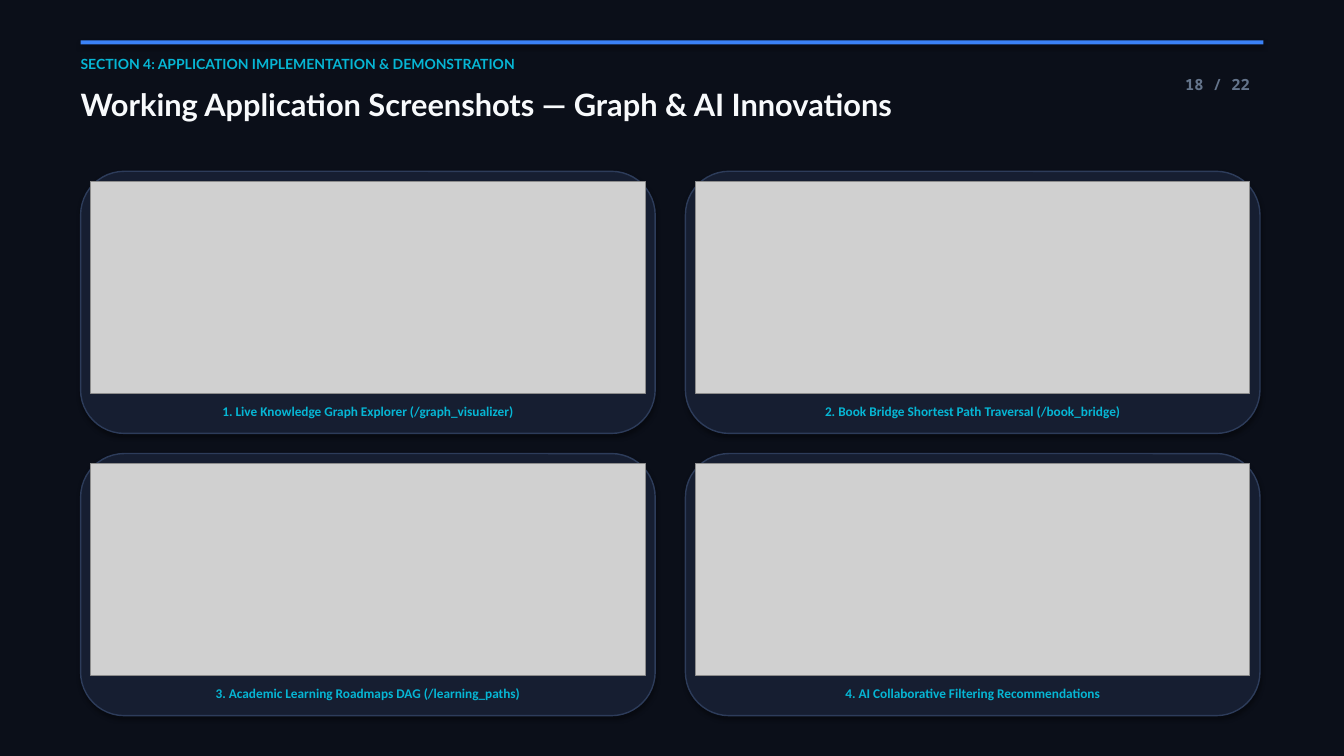
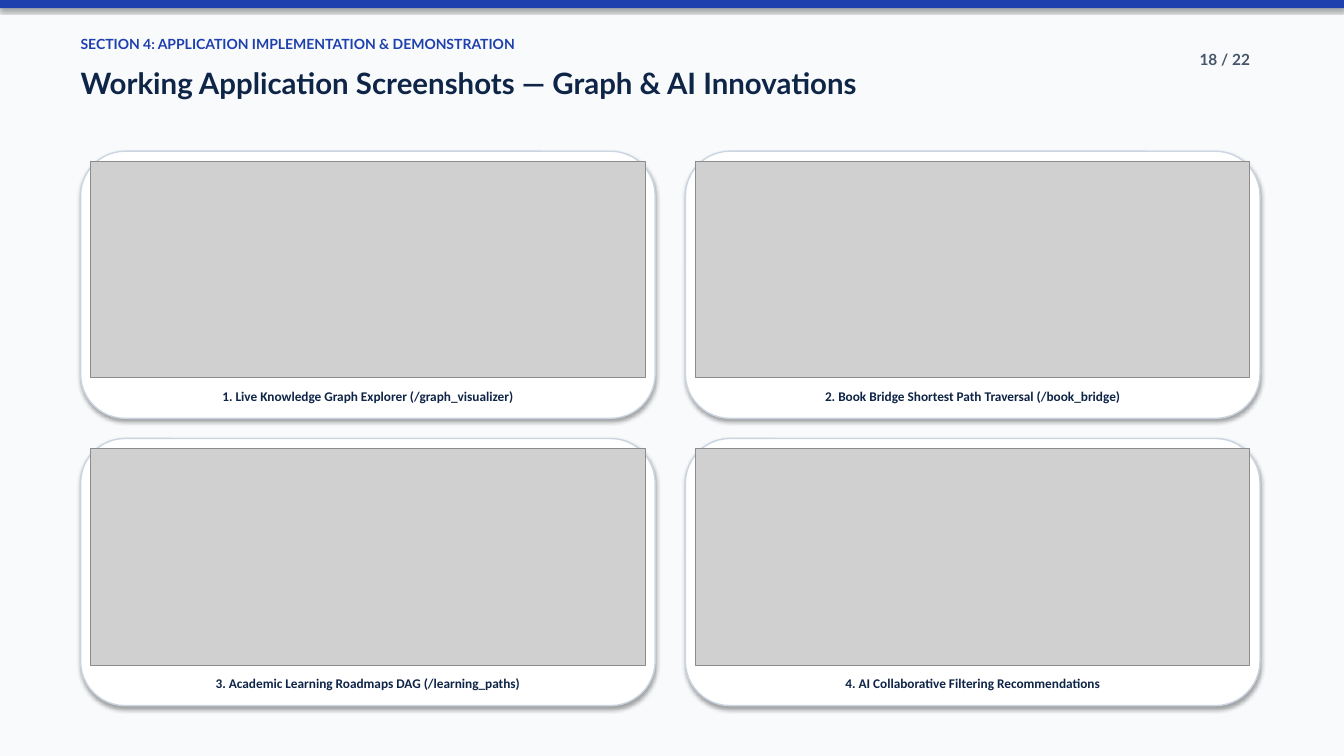
Before and after one commit to Karthi16-png/LIBRARAY-MANAGEMENT-SYSTEM, a slide deck: slide 18 of VITCC_Library_Management_System_Presentation.pptx. Drawn at 1344x756 pixels with LibreOffice and Linux fonts; fonts in the diff are those of the drawing; grey boxes stand for pictures. Boxes give left, top, right and bottom in pixels: in the first picture for what was removed or moved away, otherwise in the second. Text is boxed around its words. In the diff, an @@ line names an element or a change of style, - is before the commit and + after.

Commit message:
style: redesign presentation with clean professional college student academic styling

```diff
--- a/VITCC_Library_Management_System_Presentation.pptx
+++ b/VITCC_Library_Management_System_Presentation.pptx
@@ rectangle at bbox=[0, 0, 1344, 756]: fill #0B0F19 to #F8FAFC @@
@@ rectangle: place and size @@
-rectangle at bbox=[81, 40, 1263, 44]
+rectangle at bbox=[0, 0, 1344, 8]
@@ rectangle at bbox=[0, 0, 1344, 8]: fill #3B82F6 to #1E40AF @@
@@ text "SECTION 4: APPLICATION IMPLEMENTATION & ...": place and size @@
-text "SECTION 4: APPLICATION IMPLEMENTATION & ..." at bbox=[81, 59, 515, 69]
+text "SECTION 4: APPLICATION IMPLEMENTATION & ..." at bbox=[81, 38, 515, 49]
@@ text "SECTION 4: APPLICATION IMPLEMENTATION & ..." at bbox=[81, 38, 515, 49]: text colour #06B6D4 to #1E40AF @@
@@ text "18 / 22": place and size @@
-text "18 / 22" at bbox=[1185, 79, 1250, 90]
+text "18 / 22" at bbox=[1200, 54, 1250, 65]
@@ text "18 / 22" at bbox=[1200, 54, 1250, 65]: font Noto Sans Mono to Lato, text colour #64748B to #475569 @@
@@ text "Working Application Screenshots — Graph ...": place and size @@
-text "Working Application Screenshots — Graph ..." at bbox=[81, 93, 892, 122]
+text "Working Application Screenshots — Graph ..." at bbox=[81, 72, 856, 100]
@@ text "Working Application Screenshots — Graph ..." at bbox=[81, 72, 856, 100]: size 22 to 21 pt, text colour #F8FAFC to #0F2547 @@
@@ rounded rectangle: place and size @@
-rounded rectangle at bbox=[81, 171, 655, 434]
+rounded rectangle at bbox=[81, 151, 655, 418]
@@ picture: place and size @@
-picture at bbox=[91, 181, 645, 393]
+picture at bbox=[91, 161, 645, 378]
@@ fill #161E31 to #FFFFFF; outline #2D3C5A 1 pt to #CBD5E1 1 pt in 4 elements at bbox=[81, 439, 655, 706], bbox=[686, 439, 1260, 706], bbox=[81, 151, 655, 418], bbox=[686, 151, 1260, 418] @@
@@ rounded rectangle: place and size @@
-rounded rectangle at bbox=[686, 171, 1260, 434]
+rounded rectangle at bbox=[686, 151, 1260, 418]
@@ picture: place and size @@
-picture at bbox=[696, 181, 1250, 393]
+picture at bbox=[696, 161, 1250, 378]
@@ text "1. Live Knowledge Graph Explorer ...": place and size @@
-text "1. Live Knowledge Graph Explorer ..." at bbox=[222, 406, 513, 418]
+text "1. Live Knowledge Graph Explorer ..." at bbox=[222, 391, 513, 404]
@@ text colour #06B6D4 to #0F2547 in 4 elements at bbox=[216, 678, 520, 691], bbox=[845, 678, 1100, 691], bbox=[222, 391, 513, 404], bbox=[825, 391, 1120, 404] @@
@@ text "2. Book Bridge Shortest Path ...": place and size @@
-text "2. Book Bridge Shortest Path ..." at bbox=[825, 406, 1120, 418]
+text "2. Book Bridge Shortest Path ..." at bbox=[825, 391, 1120, 404]
@@ rounded rectangle: place and size @@
-rounded rectangle at bbox=[81, 454, 655, 716]
+rounded rectangle at bbox=[81, 439, 655, 706]
@@ picture: place and size @@
-picture at bbox=[91, 464, 645, 676]
+picture at bbox=[91, 449, 645, 665]
@@ rounded rectangle: place and size @@
-rounded rectangle at bbox=[686, 454, 1260, 716]
+rounded rectangle at bbox=[686, 439, 1260, 706]
@@ picture: place and size @@
-picture at bbox=[696, 464, 1250, 676]
+picture at bbox=[696, 449, 1250, 665]
@@ text "3. Academic Learning Roadmaps DAG ...": place and size @@
-text "3. Academic Learning Roadmaps DAG ..." at bbox=[216, 688, 520, 700]
+text "3. Academic Learning Roadmaps DAG ..." at bbox=[216, 678, 520, 691]
@@ text "4. AI Collaborative Filtering Recommendations": place and size @@
-text "4. AI Collaborative Filtering Recommendations" at bbox=[845, 688, 1100, 700]
+text "4. AI Collaborative Filtering Recommendations" at bbox=[845, 678, 1100, 691]
```
Also in this commit, not shown: 21 other slides changed, 1 other file.
